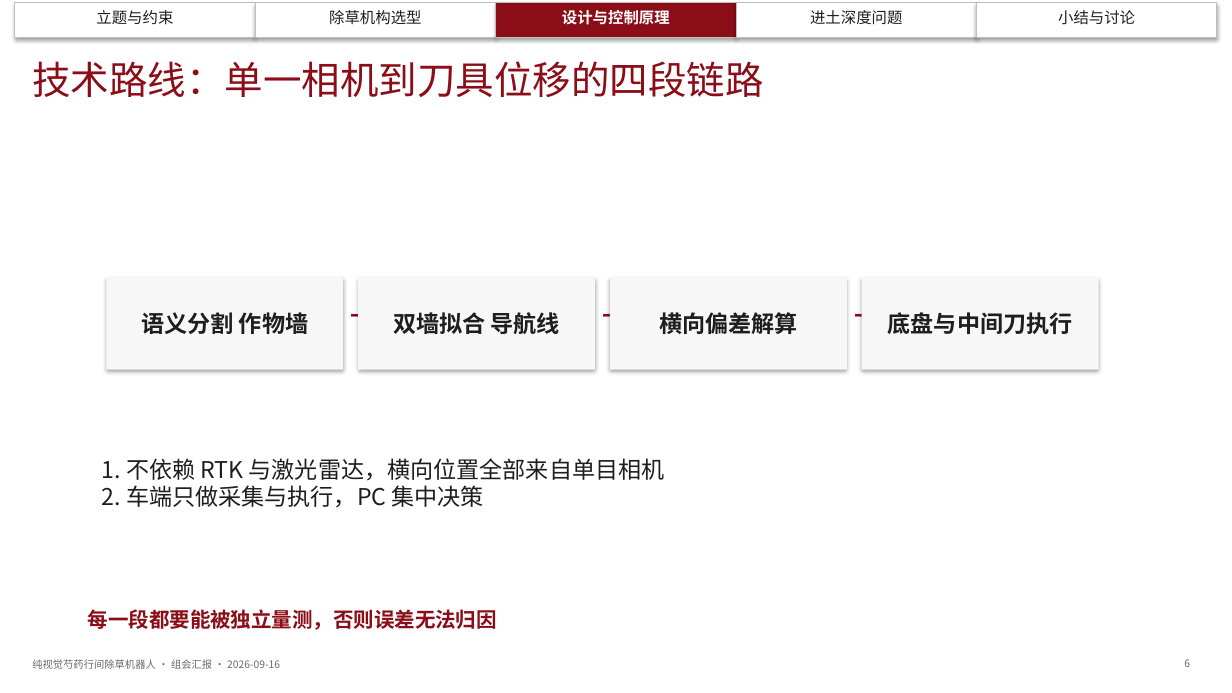
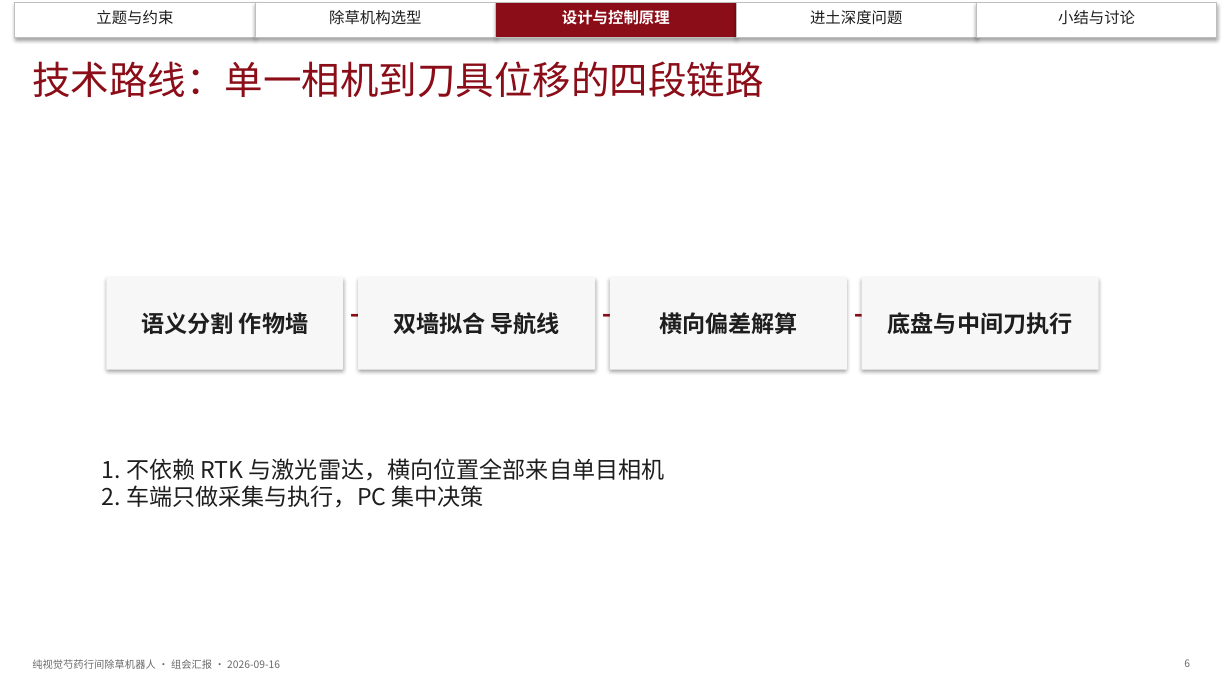
Before and after one commit to dangan2276326123-svg/zcode-chucao, a slide deck: slide 6 of docs/组会汇报_20260916/组会汇报_纯视觉芍药行间除草机器人_20260916.pptx. Drawn at 1232x693 pixels with LibreOffice and Linux fonts; fonts in the diff are those of the drawing. Boxes give left, top, right and bottom in pixels: in the first picture for what was removed or moved away, otherwise in the second. Text is boxed around its words. In the diff, an @@ line names an element or a change of style, - is before the commit and + after.

```diff
--- a/docs/组会汇报_20260916/组会汇报_纯视觉芍药行间除草机器人_20260916.pptx
+++ b/docs/组会汇报_20260916/组会汇报_纯视觉芍药行间除草机器人_20260916.pptx
@@ text removed at [88,609,497,630] @@
-每一段都要能被独立量测，否则误差无法归因
```
Also in this commit, not shown: 12 other slides changed, 2 other files.
